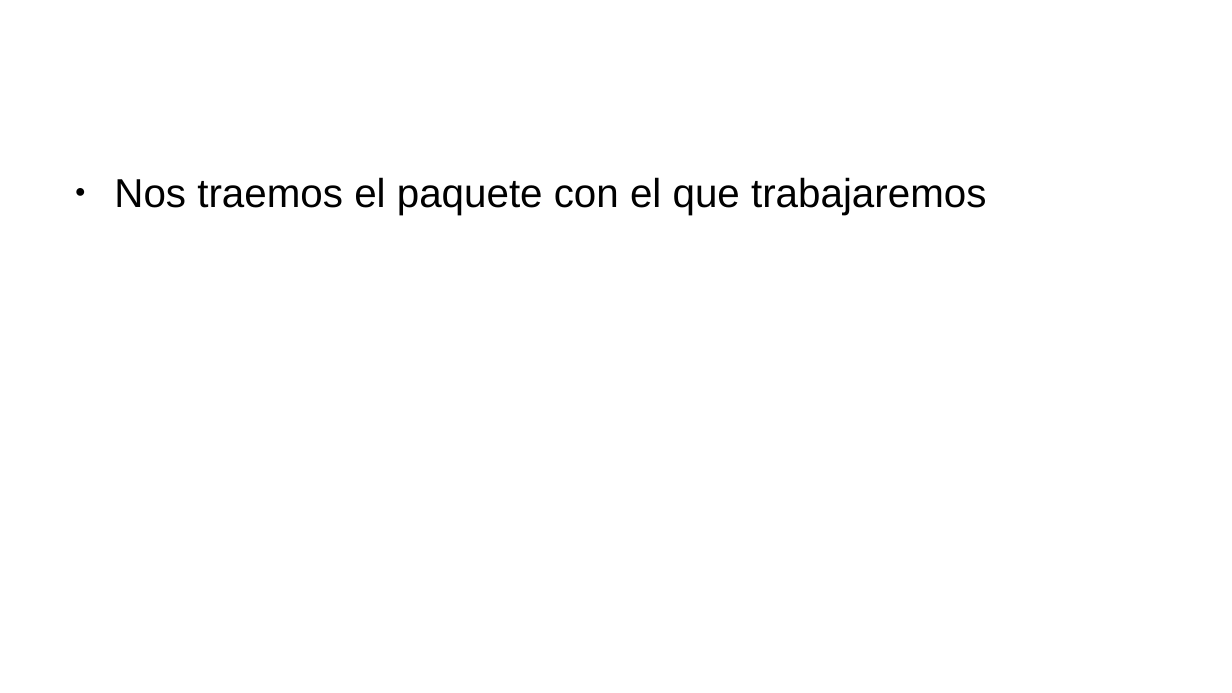
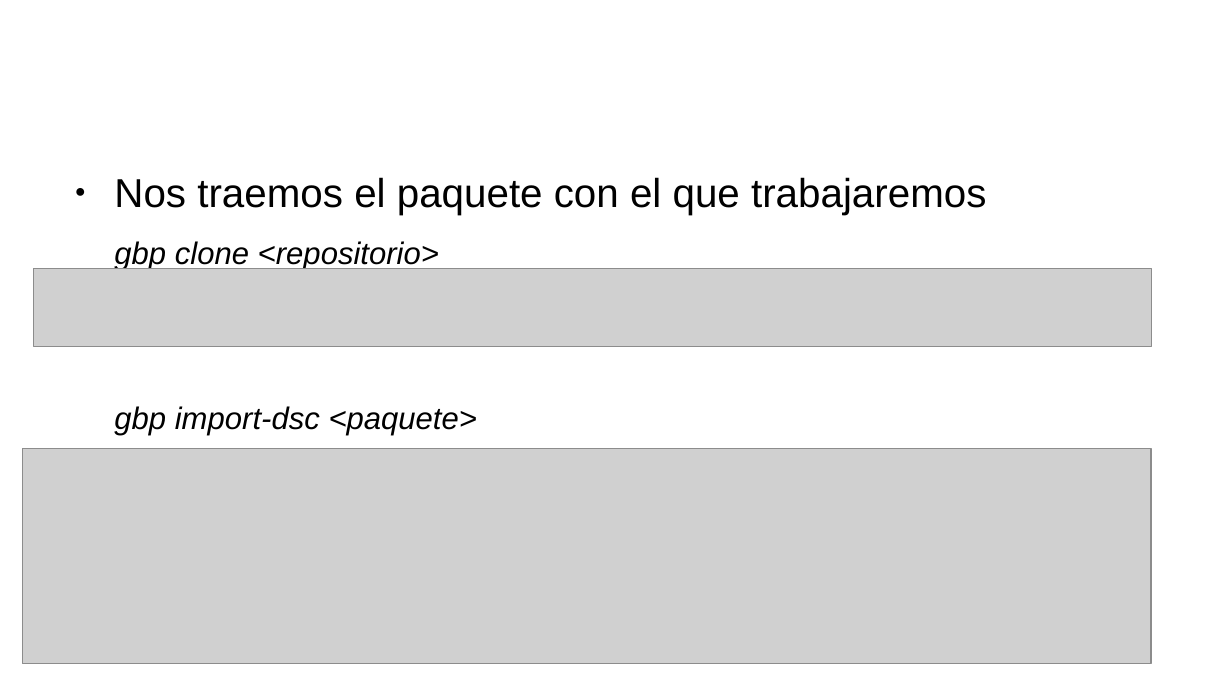
Before and after one commit to eamanu/Talks, a slide deck: slide 10 of 2019/PyConAR/Presentacion_PyConAR_2019.odp. Drawn at 1232x693 pixels with LibreOffice and Linux fonts; fonts in the diff are those of the drawing; grey boxes stand for pictures; background and template pictures are left out. Boxes give left, top, right and bottom in pixels: in the first picture for what was removed or moved away, otherwise in the second. Text is boxed around its words. In the diff, an @@ line names an element or a change of style, - is before the commit and + after.

Commit message:
WIP

```diff
--- a/2019/PyConAR/Presentacion_PyConAR_2019.odp
+++ b/2019/PyConAR/Presentacion_PyConAR_2019.odp
@@ picture added at [34,268,1152,347] @@
@@ text at [114,241,478,436]: paragraphs added @@
+gbp clone <repositorio>
+gbp import-dsc <paquete>
@@ picture added at [22,449,1152,664] @@
```
Also in this commit, not shown: 2 slides added.
